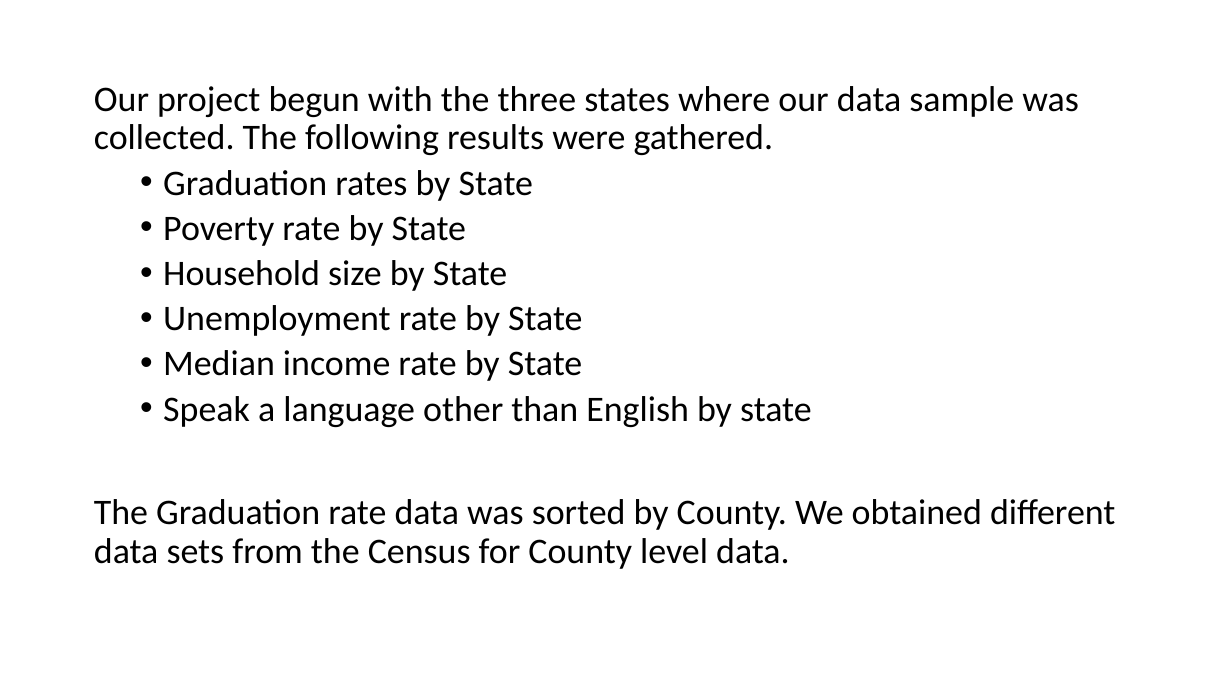
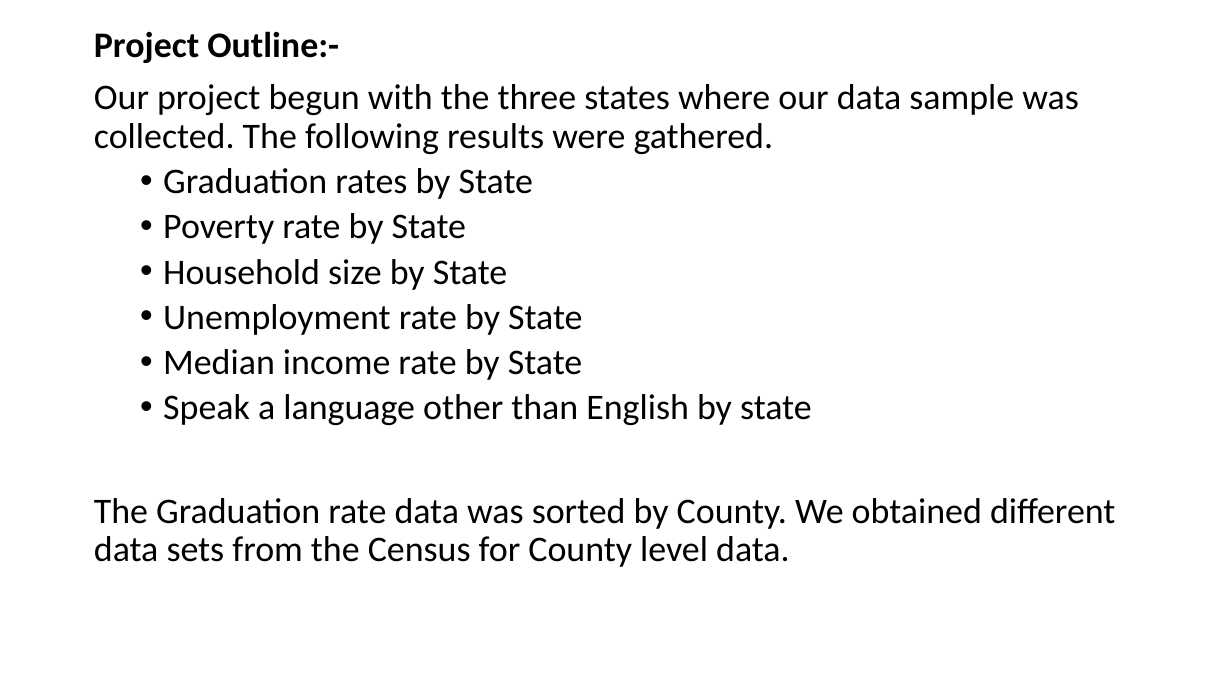
Before and after one commit to Areej32/project, a slide deck: slide 4 of The Effect Of Various Census Demographics On Graduation.pptx. Drawn at 1232x693 pixels with LibreOffice and Linux fonts; fonts in the diff are those of the drawing. Boxes give left, top, right and bottom in pixels: in the first picture for what was removed or moved away, otherwise in the second. Text is boxed around its words. In the diff, an @@ line names an element or a change of style, - is before the commit and + after.

```diff
--- a/The Effect Of Various Census Demographics On Graduation.pptx
+++ b/The Effect Of Various Census Demographics On Graduation.pptx
@@ text "Project Outline:-": place and size @@
-text "Project Outline:-" at <box>94,86,1115,569</box>
+text "Project Outline:-" at <box>94,31,1115,567</box>
@@ text at <box>94,31,339,63</box>: paragraph added @@
+Project Outline:-
```
Also in this commit, not shown: 3 other slides changed, 1 slide added, 1 slide removed, 1 other file.
